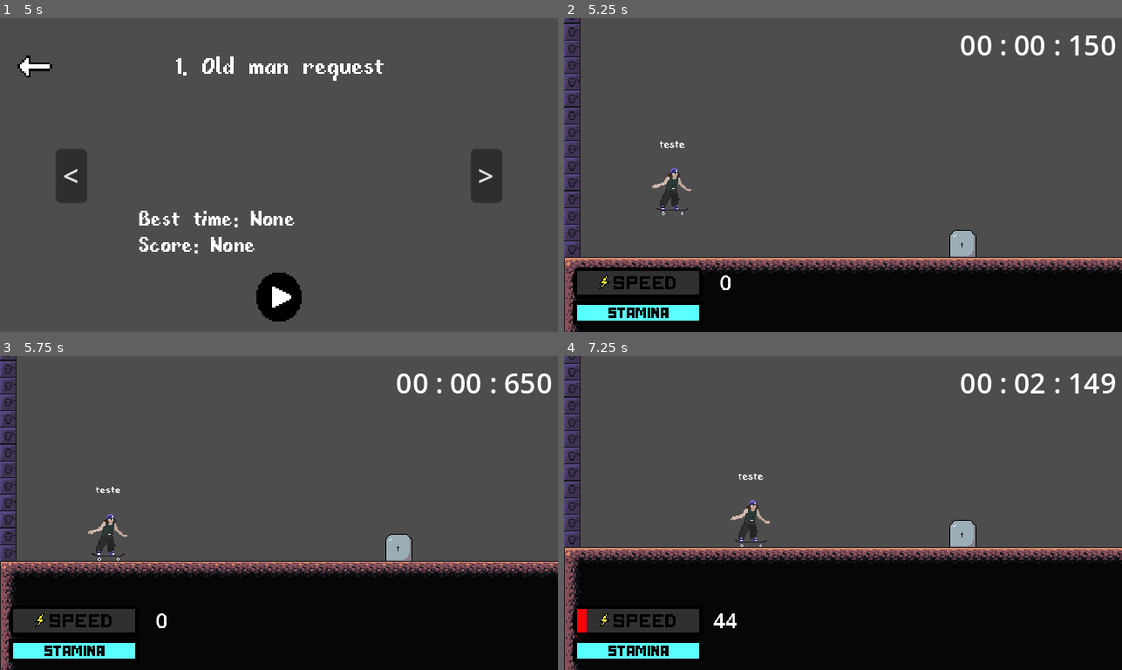
Above: before the commit, frames 1-4 (two rows, left to right).
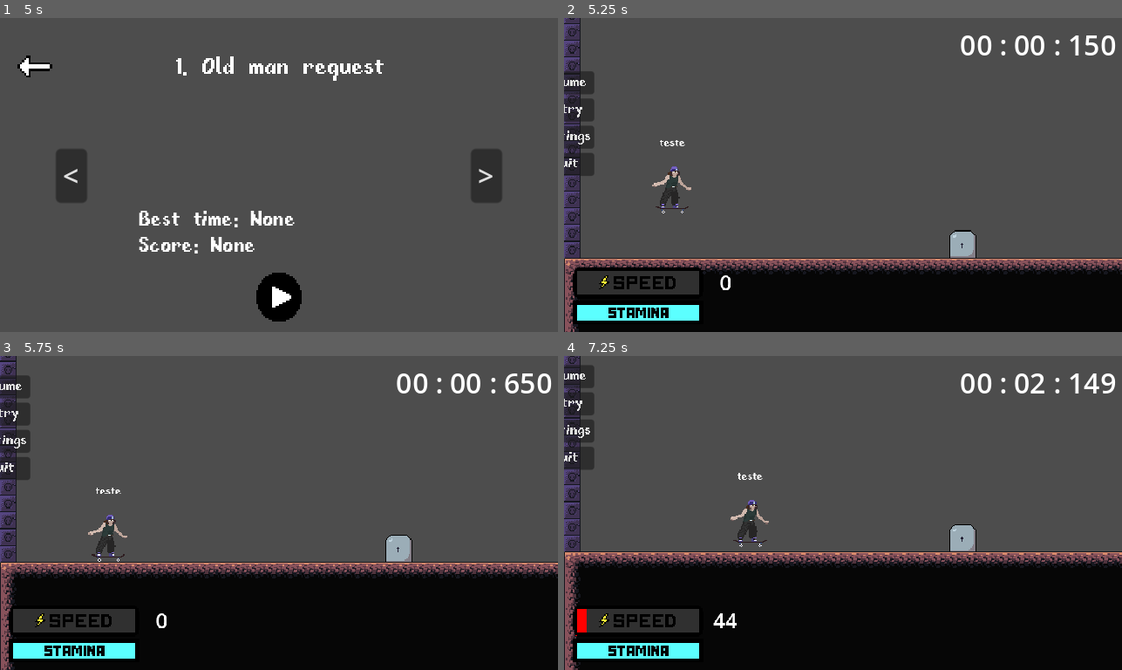
Above: after the commit, the same moments.

Repository: lucasjanta/GraveGrinder
Game: Godot game, scene res://Scenes/Menus/main_menu.tscn
The game is run twice, just before and just after one commit, with the same random seed, the same clock (stepped at 60 frames per second) and the same inputs.
Inputs (mouse positions are in pixels of both pictures, inside the frame that each line leads up to):
- Up to frame 1 (5 s): click "Options" at 0.5 s; click "Video" at 1.25 s; click "Audio" at 2 s; click "Misc" at 2.75 s; click "Return" at 3.5 s; click "Start Game" at 4.25 s
- Up to frame 2 (5.25 s): click (843, 297) at 5 s
- Up to frame 3 (5.75 s): no input
- Up to frame 4 (7.25 s): tap Enter (ui_accept) at 5.75 s; move the mouse to (965, 497) at 5.77 s; hold D (right) 5.78-6.53 s; hold Space (jump) 5.78-6.53 s; click (965, 497) at 5.92 s; move the mouse to (731, 528) at 6.52 s; hold S (down) from 6.53 s (still down); tap F at 6.6 s; tap Space (jump) at 6.77, 6.8, 7.07 s

Frame 1 is identical in both runs. In frame 2, 2.8% of the frame differs, in the area x 0-100%, y 1-100%; in frame 3, 4.4%; in frame 4, 7.1%, in the area x 0-100%, y 0-100%.

Commit message:
bugged pause menu

Diff:
--- a/Player/States/push.gd
+++ b/Player/States/push.gd
@@ -10,6 +10,10 @@
 		player.velocity.x = player.MAX_SPEED
 	player.stamina -= 20
 
+func _physics_process(delta):
+	if Input.is_action_just_pressed("jump"):
+		finished.emit("Ollie")
+
 
 func _on_animation_player_animation_finished(anim_name):
 	if anim_name == "push":
--- a/Props/tombramp/tombramp.tscn
+++ b/Props/tombramp/tombramp.tscn
@@ -7,7 +7,7 @@
 size = Vector2(21.3137, 22.0208)
 
 [sub_resource type="RectangleShape2D" id="RectangleShape2D_dpxt6"]
-size = Vector2(25, 17.4246)
+size = Vector2(30, 19)
 
 [sub_resource type="RectangleShape2D" id="RectangleShape2D_l8qlt"]
 size = Vector2(4.5, 23)
@@ -29,7 +29,7 @@
 collision_mask = 2
 
 [node name="CollisionShape2D" type="CollisionShape2D" parent="Area2D"]
-position = Vector2(1.5, -5.7123)
+position = Vector2(4, -6.5)
 shape = SubResource("RectangleShape2D_dpxt6")
 debug_color = Color(0.369631, 0.477887, 1, 0.42)
 
--- /dev/null
+++ b/Scenes/Levels/test_room.gd
@@ -0,0 +1,17 @@
+extends Node2D
+
+@onready var pause_menu = $PauseMenu
+
+func pause():
+	print("pause funcionando")
+	get_tree().paused = true
+	pause_menu.show()
+
+func unpause():
+	print("unpause funcionando")
+	get_tree().paused = false
+	pause_menu.hide()
+
+func _process(delta):
+	if Input.is_action_just_pressed("pause"):
+		pause()
--- a/Scenes/Levels/test_room.tscn
+++ b/Scenes/Levels/test_room.tscn
@@ -1,5 +1,6 @@
-[gd_scene load_steps=16 format=4 uid="uid://ce2a68ciwj3oy"]
-
+[gd_scene load_steps=18 format=4 uid="uid://ce2a68ciwj3oy"]
+
+[ext_resource type="Script" path="res://Scenes/Levels/test_room.gd" id="1_7bx6j"]
 [ext_resource type="PackedScene" uid="uid://blcau3ayn0t3o" path="res://Props/grindtomb/grindtomb.tscn" id="1_oeola"]
 [ext_resource type="PackedScene" uid="uid://daii2lpdaqqe" path="res://Props/portal/portal.tscn" id="2_l8pxc"]
 [ext_resource type="PackedScene" uid="uid://c5wt0ddfvqfnb" path="res://Props/tombstone/tombstone.tscn" id="3_0j1vi"]
@@ -7,6 +8,7 @@
 [ext_resource type="PackedScene" uid="uid://tqg5285m1bmk" path="res://Enemies/zombie/zombie.tscn" id="5_a2wub"]
 [ext_resource type="PackedScene" uid="uid://bqknruc6qvmah" path="res://Player/player.tscn" id="6_5x5h8"]
 [ext_resource type="PackedScene" uid="uid://cfe3n5qg62l1" path="res://Props/tombramp/tombramp.tscn" id="7_0ojsa"]
+[ext_resource type="PackedScene" uid="uid://c14jnyy6ya10h" path="res://Scenes/Menus/pause_menu.tscn" id="7_2hhif"]
 [ext_resource type="Script" path="res://addons/phantom_camera/scripts/phantom_camera_host/phantom_camera_host.gd" id="7_7iqtj"]
 [ext_resource type="Script" path="res://addons/phantom_camera/scripts/phantom_camera/phantom_camera_2d.gd" id="8_w6tf2"]
 [ext_resource type="Script" path="res://addons/phantom_camera/scripts/resources/tween_resource.gd" id="9_n321v"]
@@ -1441,6 +1443,7 @@
 ease = 2
 
 [node name="TestRoom" type="Node2D"]
+script = ExtResource("1_7bx6j")
 
 [node name="grindtomb" parent="." instance=ExtResource("1_oeola")]
 position = Vector2(1159, 94)
@@ -1476,6 +1479,8 @@
 physics_interpolation_mode = 1
 position = Vector2(266.667, 48)
 zoom = Vector2(0.6, 0.6)
+limit_left = 0
+limit_top = -110
 
 [node name="PhantomCameraHost" type="Node" parent="Camera2D"]
 script = ExtResource("7_7iqtj")
@@ -1503,3 +1508,14 @@
 [node name="tombramp" parent="." instance=ExtResource("7_0ojsa")]
 position = Vector2(738, 118)
 scale = Vector2(1.25, 1.25)
+
+[node name="PauseMenu" parent="." instance=ExtResource("7_2hhif")]
+anchors_preset = 0
+anchor_left = 0.0
+anchor_top = 0.0
+anchor_right = 0.0
+anchor_bottom = 0.0
+grow_horizontal = 1
+grow_vertical = 1
+
+[editable path="PauseMenu"]
--- /dev/null
+++ b/Scenes/Menus/pause_menu.gd
@@ -0,0 +1,16 @@
+extends Control
+
+func _on_resume_pressed():
+	get_parent().unpause()
+
+
+func _on_retry_pressed():
+	pass # Replace with function body.
+
+
+func _on_settings_pressed():
+	pass # Replace with function body.
+
+
+func _on_quit_pressed():
+	get_tree().quit()
--- /dev/null
+++ b/Scenes/Menus/pause_menu.tscn
@@ -0,0 +1,55 @@
+[gd_scene load_steps=3 format=3 uid="uid://c14jnyy6ya10h"]
+
+[ext_resource type="FontFile" uid="uid://chm6fioitd66u" path="res://Fonts/fibberish.ttf" id="1_6a61s"]
+[ext_resource type="Script" path="res://Scenes/Menus/pause_menu.gd" id="1_p3kdv"]
+
+[node name="PauseMenu" type="Control"]
+process_mode = 2
+layout_mode = 3
+anchors_preset = 8
+anchor_left = 0.5
+anchor_top = 0.5
+anchor_right = 0.5
+anchor_bottom = 0.5
+grow_horizontal = 2
+grow_vertical = 2
+script = ExtResource("1_p3kdv")
+
+[node name="VBoxContainer" type="VBoxContainer" parent="."]
+layout_mode = 1
+anchors_preset = 8
+anchor_left = 0.5
+anchor_top = 0.5
+anchor_right = 0.5
+anchor_bottom = 0.5
+offset_left = -20.0
+offset_top = -20.0
+offset_right = 20.0
+offset_bottom = 20.0
+grow_horizontal = 2
+grow_vertical = 2
+
+[node name="Resume" type="Button" parent="VBoxContainer"]
+layout_mode = 2
+theme_override_fonts/font = ExtResource("1_6a61s")
+text = "Resume"
+
+[node name="Retry" type="Button" parent="VBoxContainer"]
+layout_mode = 2
+theme_override_fonts/font = ExtResource("1_6a61s")
+text = "Retry"
+
+[node name="Settings" type="Button" parent="VBoxContainer"]
+layout_mode = 2
+theme_override_fonts/font = ExtResource("1_6a61s")
+text = "Settings"
+
+[node name="Quit" type="Button" parent="VBoxContainer"]
+layout_mode = 2
+theme_override_fonts/font = ExtResource("1_6a61s")
+text = "Quit"
+
+[connection signal="pressed" from="VBoxContainer/Resume" to="." method="_on_resume_pressed"]
+[connection signal="pressed" from="VBoxContainer/Retry" to="." method="_on_retry_pressed"]
+[connection signal="pressed" from="VBoxContainer/Settings" to="." method="_on_settings_pressed"]
+[connection signal="pressed" from="VBoxContainer/Quit" to="." method="_on_quit_pressed"]
--- a/project.godot
+++ b/project.godot
@@ -64,6 +64,11 @@
 "events": [Object(InputEventKey,"resource_local_to_scene":false,"resource_name":"","device":-1,"window_id":0,"alt_press …(191 unchanged characters)…
 ]
 }
+pause={
+"deadzone": 0.5,
+"events": [Object(InputEventKey,"resource_local_to_scene":false,"resource_name":"","device":-1,"window_id":0,"alt_pressed":false,"shift_pressed":false,"ctrl_pressed":false,"meta_pressed":false,"pressed":false,"keycode":0,"physical_keycode":4194305,"key_label":0,"unicode":0,"location":0,"echo":false,"script":null)
+]
+}
 
 [layer_names]
 
@@ -79,6 +84,10 @@
 2d_physics/layer_10="RampDown"
 2d_physics/layer_11="RampUp"
 
+[physics]
+
+common/physics_interpolation=true
+
 [rendering]
 
 textures/canvas_textures/default_texture_filter=0
